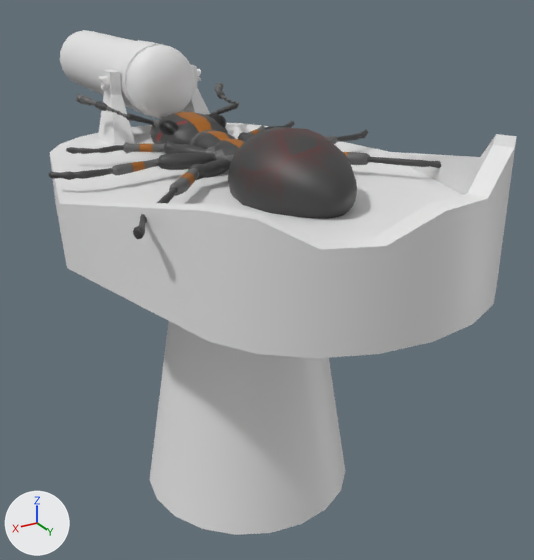
Renders of the FBX model Assets/Art/Tower/Noot/Noten V2.fbx from each side of a commit.
Before and after are seen from a 50 mm lens placed at (1.58, 3.21, 2.47), pointed at (-0.33, 0.03, 0.88). Lighting does not change. The marker at lower left points along +X, +Y and +Z. Where no turn or scale is listed for an object, it has been applied to the vertices.
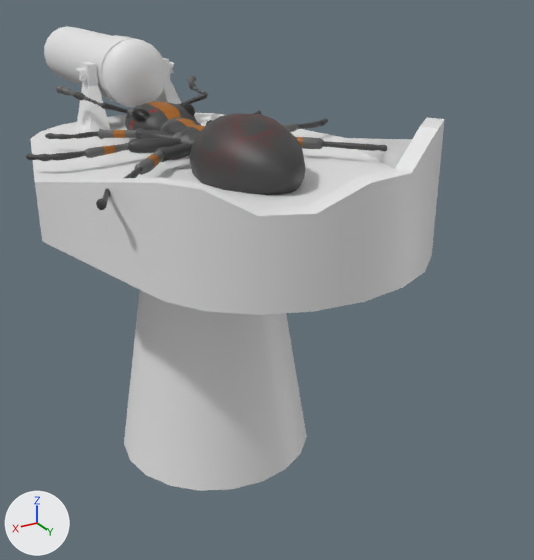
Edits to the bpy script that builds the scene:
```text
Change me_cylinder_001:
    used by ob_cylinder_001; location = (-0.008, 0.368, 1.457)
    remove me_cylinder_001.from_pydata(...)  # 255 vertices, 246 faces; spans x -0.85..0.85, y -1.26..1.26, z -1.46..0.49
    add me_cylinder_001.from_pydata(...)  # 235 vertices, 226 faces; spans x -0.85..0.85, y -1.26..1.26, z -0.14..0.49
    me_cylinder_001 part 1
    20 vertices are removed from x -0.51..0.53, y -0.52..0.52, z -1.46
    20 faces are deleted
Add me_cylinder_002:
    me_cylinder_002.from_pydata(...)  # 40 vertices, 20 faces; spans x -0.521..0.521, y -0.521..0.521, z 0.0..1.321
    me_cylinder_002.materials.append(mat_tower)  # white #e7e7e7
Change ob_circle:
    ob_circle.location: (0.0, 0.287, 1.603) -> (0.0, -0.07, 1.603)
Change ob_cylinder_001:
    ob_cylinder_001.location: (-0.008, 0.368, 1.457) -> (-0.008, 0.0, 1.457)
Change ob_sphere:
    ob_sphere.location: (0.0, -0.654, 1.891) -> (0.0, -1.022, 1.891)
Change ob_sphere_001:
    ob_sphere_001.location: (0.0, -0.552, 1.891) -> (0.0, -0.92, 1.891)
Add ob_cylinder_002:
    ob_cylinder_002 = bpy.data.objects.new('Cylinder.002', me_cylinder_002)
    ob_cylinder_002.location = (0.0, 0.0, 0.0)
```

Boxes [x1, y1, x2, y2] around the edits, measured in the pictures (534 x 560 px):
'Cylinder.001', reshaped, moved (11% narrower, 45% shorter): before [50, 65, 517, 535]; after [30, 58, 445, 315]
'Cylinder.002', added: after [124, 290, 307, 491]
'Circle', moved: before [48, 82, 441, 239]; after [26, 75, 387, 210]
'Sphere.001', moved: before [126, 45, 195, 118]; after [102, 39, 167, 108]
'Sphere', moved: before [60, 30, 167, 114]; after [44, 26, 139, 106]
part 1 of me_cylinder_001, deleted: before [149, 321, 345, 535]
